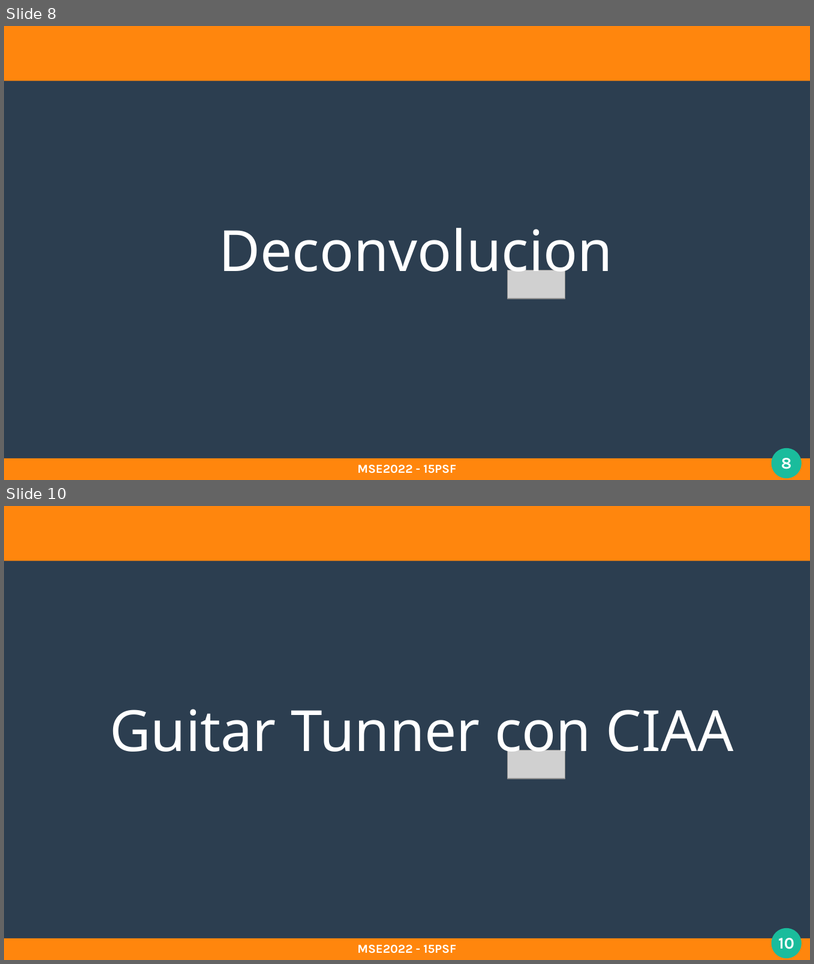
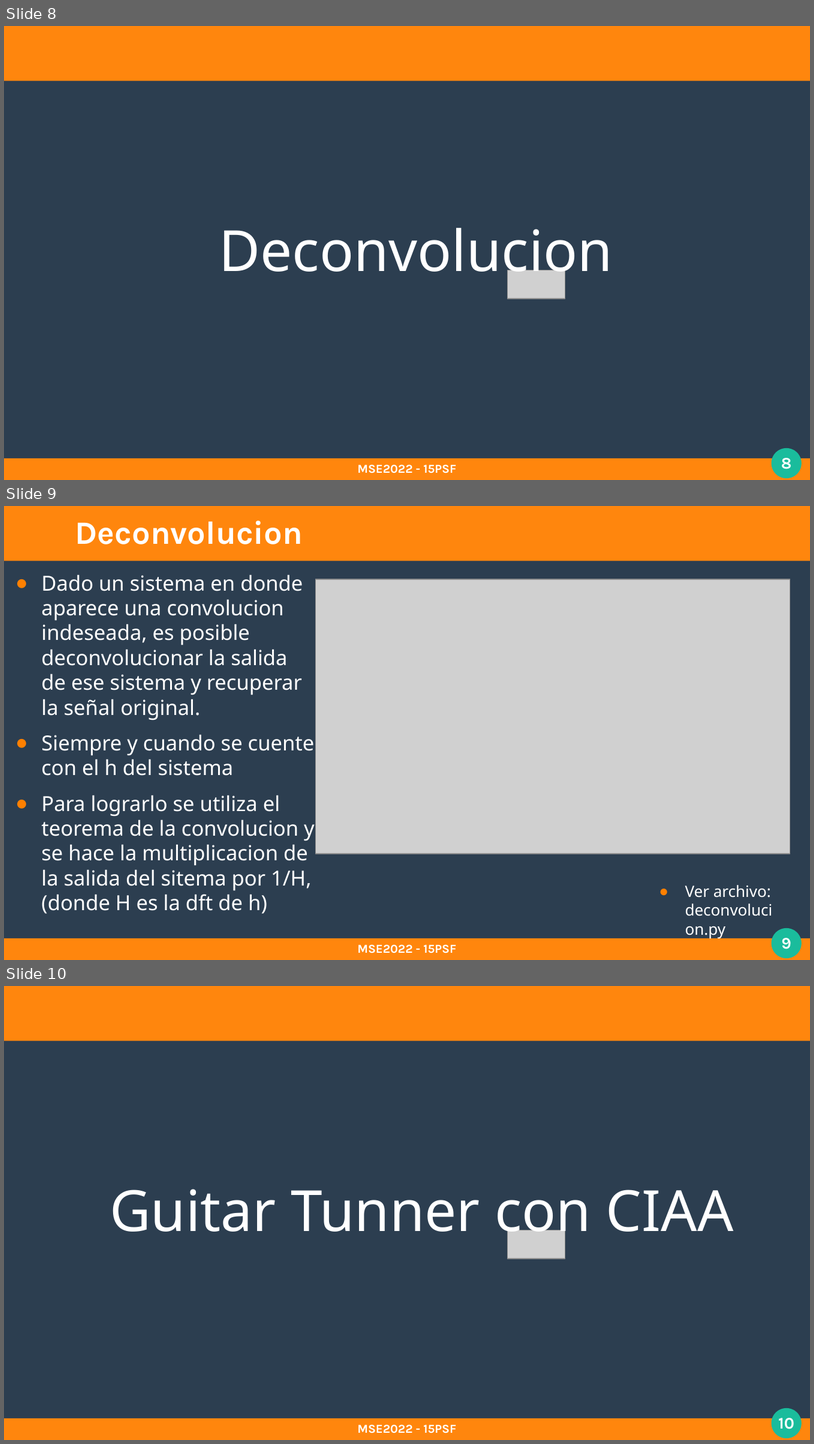
Before and after one commit to pslavkin/psf_2022, a slide deck: clases/7_clase/7_clase.odp. Shown one above the other, each under a label of ours: slides 8 and 10 before the commit, slides 8, 9 and 10 after it; the slides between them are not shown. The pictures are 814x964 and 814x1444 pixels, drawn with LibreOffice and Linux fonts; fonts in the diff are those of the drawing; grey boxes stand for pictures. Boxes give left, top, right and bottom in pixels: in the first picture for what was removed or moved away, otherwise in the second. Text is boxed around its words. In the diff, an @@ line names an element or a change of style, - is before the commit and + after.

Commit message:
add deconvolucion

```diff
--- a/clases/7_clase/7_clase.odp
+++ b/clases/7_clase/7_clase.odp
@@ slide 9 added at <box>4,506,810,960</box>, background #2C3E50; not listed: 4 template elements that a slide beside it also shows @@
@@ title added at <box>75,520,303,544</box>, 32 pt, text #FFFFFF, bold @@
+Deconvolucion
@@ text added at <box>41,574,315,913</box>, 20.4 pt, text #FFFFFF @@
+● Dado un sistema en donde aparece una convolucion indeseada, es posible deconvolucionar la salida de ese sistema y recuperar la señal original.
+● Siempre y cuando se cuente con el h del sistema
+● Para lograrlo se utiliza el teorema de la convolucion y se hace la multiplicacion de la salida del sitema por 1/H, (donde H es la dft de h)
@@ picture added at <box>316,579,791,853</box> @@
@@ text added at <box>686,885,771,938</box>, 15.4 pt, text #FFFFFF @@
+● Ver archivo: deconvolucion.py
@@ text added at <box>357,944,456,953</box>, 12 pt, text #FFFFFF, bold @@
+MSE2022 - 15PSF
```
Also in this commit, not shown: 1 slide removed, 3 other files.
